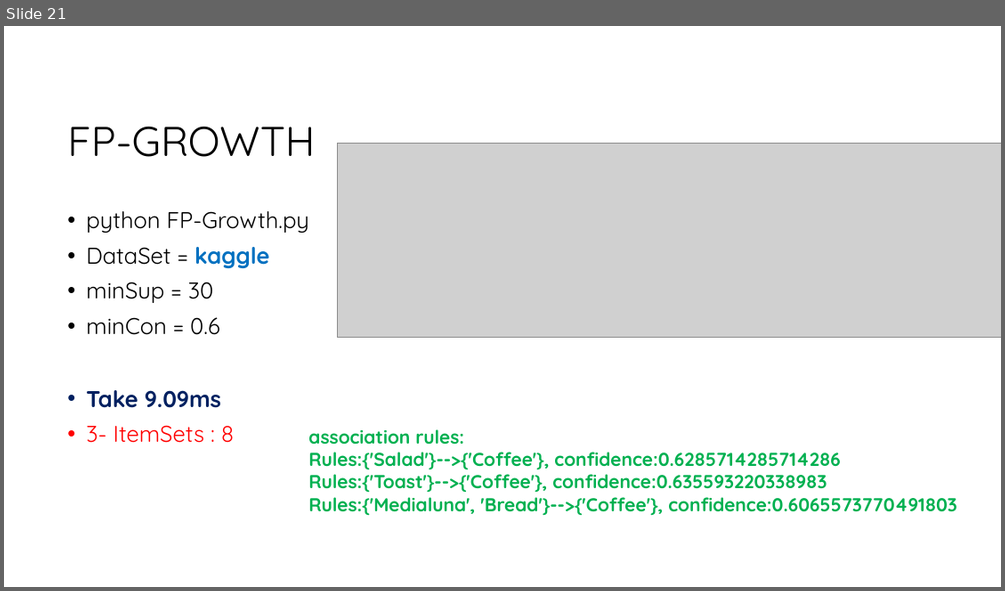
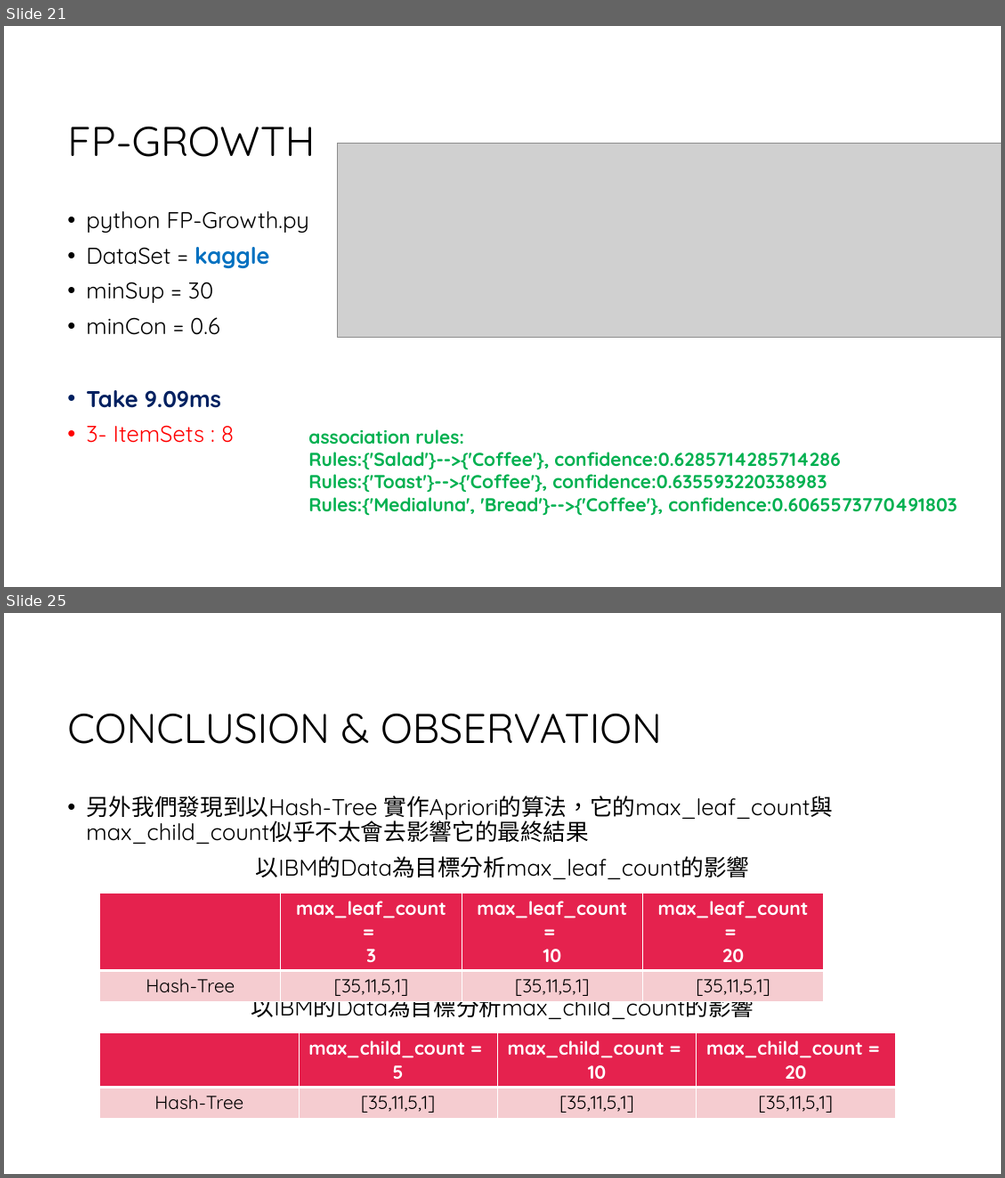
Before and after one commit to Leyan529/DataMining, a slide deck: Apriori/Report/Apriori Report.pptx. Shown one above the other, each under a label of ours: slide 21 before the commit, slides 21 and 25 after it; the slides between them are not shown. The pictures are 1005x591 and 1005x1178 pixels, drawn with LibreOffice and Linux fonts; fonts in the diff are those of the drawing; grey boxes stand for pictures; background and template pictures are left out. Boxes give left, top, right and bottom in pixels: in the first picture for what was removed or moved away, otherwise in the second. Text is boxed around its words. In the diff, an @@ line names an element or a change of style, - is before the commit and + after.

```diff
--- a/Apriori/Report/Apriori Report.pptx
+++ b/Apriori/Report/Apriori Report.pptx
@@ slide 25 added at [4, 613, 1001, 1174], background #FFFFFF @@
@@ title added at [67, 714, 662, 744], 40 pt, text #000000 @@
+CONCLUSION & OBSERVATION
@@ text added at [86, 795, 833, 1019], 22 pt, text #000000 @@
+• 另外我們發現到以Hash-Tree 實作Apriori的算法，它的max_leaf_count與max_child_count似乎不太會去影響它的最終結果
+以IBM的Data為目標分析max_leaf_count的影響
+以IBM的Data為目標分析max_child_count的影響
@@ table added at [100, 892, 824, 999], 2 rows, 4 columns @@
+ | max_leaf_count = / 3 | max_leaf_count = / 10 | max_leaf_count = / 20
+Hash-Tree | [35,11,5,1] | [35,11,5,1] | [35,11,5,1]
@@ table added at [100, 1033, 896, 1116], 2 rows, 4 columns @@
+ | max_child_count = / 5 | max_child_count = / 10 | max_child_count = / 20
+Hash-Tree | [35,11,5,1] | [35,11,5,1] | [35,11,5,1]
```
Also in this commit, not shown: 7 slides changed, 3 other slides added, 6 other files.
